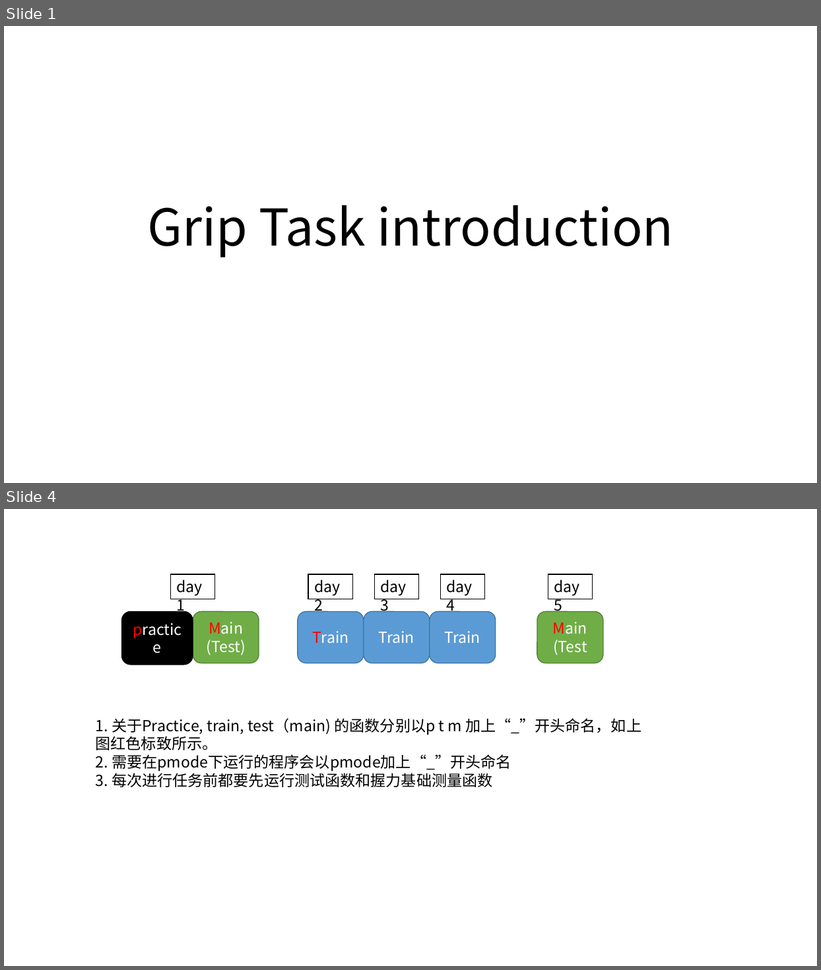
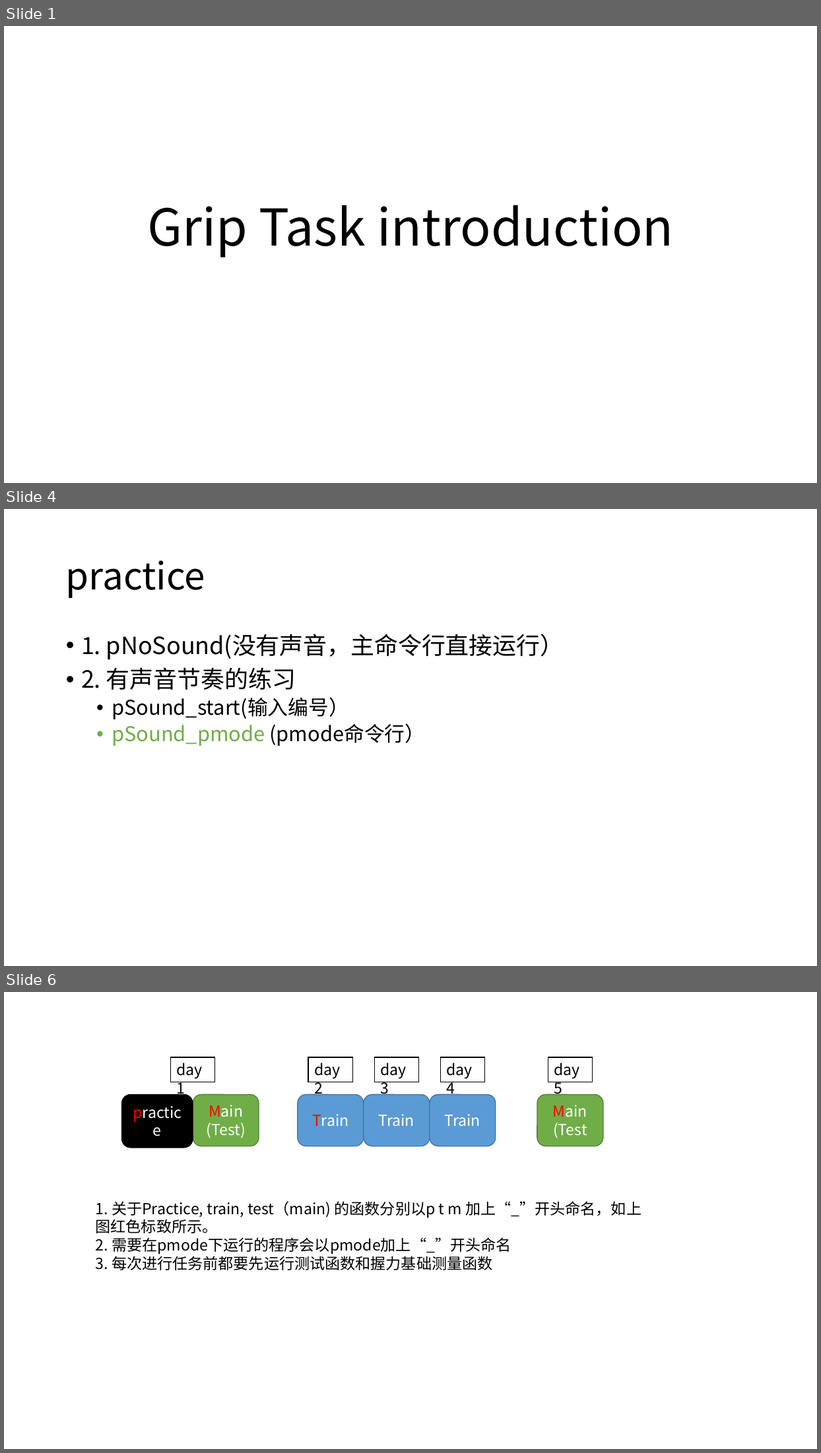
Before and after one commit to brainwatcher/grip4.0, a slide deck: preparation/grip Task introduction.pptx. Shown one above the other, each under a label of ours: slides 1 and 4 before the commit, slides 1, 4 and 6 after it; the slides between them are not shown. The pictures are 821x970 and 821x1453 pixels, drawn with LibreOffice and Linux fonts; fonts in the diff are those of the drawing. Boxes give left, top, right and bottom in pixels: in the first picture for what was removed or moved away, otherwise in the second. Text is boxed around its words. In the diff, an @@ line names an element or a change of style, - is before the commit and + after.

```diff
--- a/preparation/grip Task introduction.pptx
+++ b/preparation/grip Task introduction.pptx
@@ slide 4 added at [4,509,817,966], background #FFFFFF @@
@@ title added at [66,560,205,598], 44 pt, text #000000 @@
+practice
@@ text added at [81,634,564,746], 24 pt, text #000000 @@
+• 1. pNoSound(没有声音，主命令行直接运行）
+• 2. 有声音节奏的练习
+  • pSound_start(输入编号）
+  • pSound_pmode (pmode命令行）
@@ what was slide 4 is now slide 6 @@
```
Also in this commit, not shown: 2 slides changed, 1 other slide added, 48 other files.
